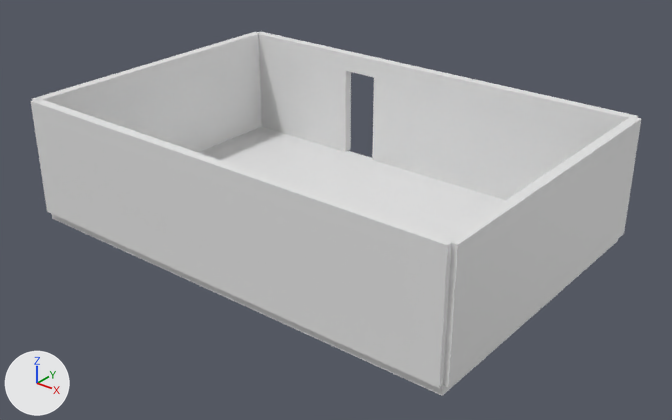
The FBX model mansion_room2.fbx: old version first, new version second.
The view is the same before and after, from a 50 mm camera at (3.34, -4.09, 2.7) aimed at (0.11, -0.06, 0.19). The lights are fixed; the arrows at lower left show +X, +Y and +Z. Where no turn or scale is listed for an object, it has been applied to the vertices.

The first picture shows 'floor_1', 'wall_1', 'wall_2', 'wall_3', 'wall_4', 'wall_5', 'wall_6', 'wall_7'.
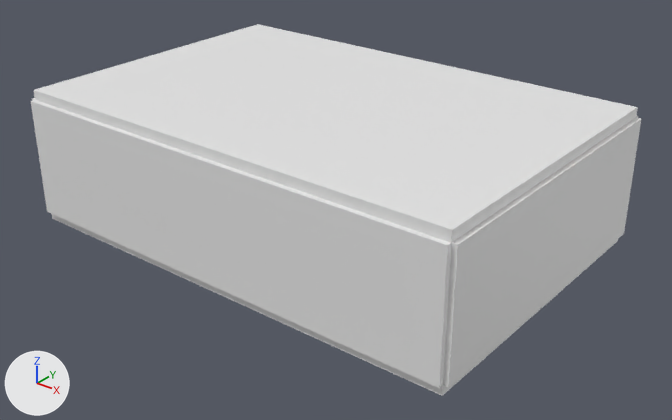
Location of each change, (x1, y1, x2, y2) in pixels of the pictures (672 x 420 px):
'ceiling_1', added: after (34, 24, 638, 243)
'floor_1', unchanged, covered by the edit: before (52, 127, 618, 396); after (52, 214, 618, 396)
'wall_3', unchanged, covered by the edit: before (32, 32, 262, 152)
'wall_5', unchanged, covered by the edit: before (372, 58, 489, 191)
'wall_7', unchanged, covered by the edit: before (476, 83, 638, 200)

The change, as a list of edits to the scene's bpy script:
```text
Add ob_ceiling_1:
    ob_ceiling_1 = bpy.data.objects.new('ceiling_1', me_floor_1.copy())  # the mesh of ob_floor_1
    ob_ceiling_1.location = (0.0, 0.0, 0.812)
```
